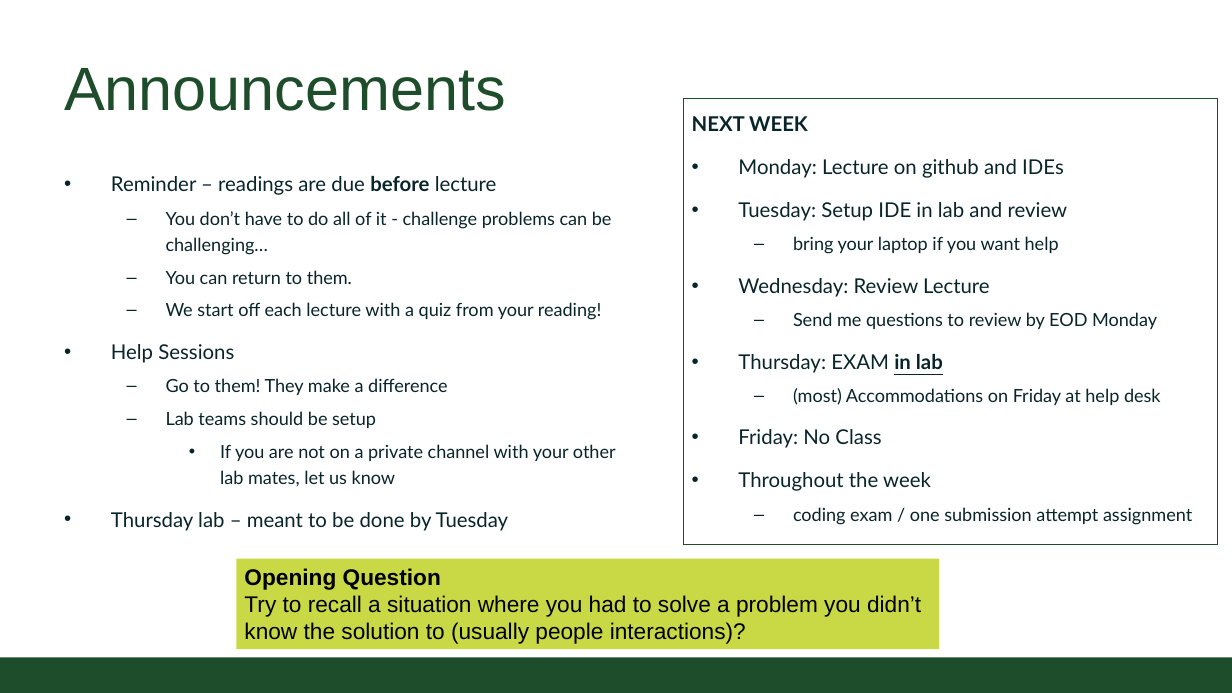
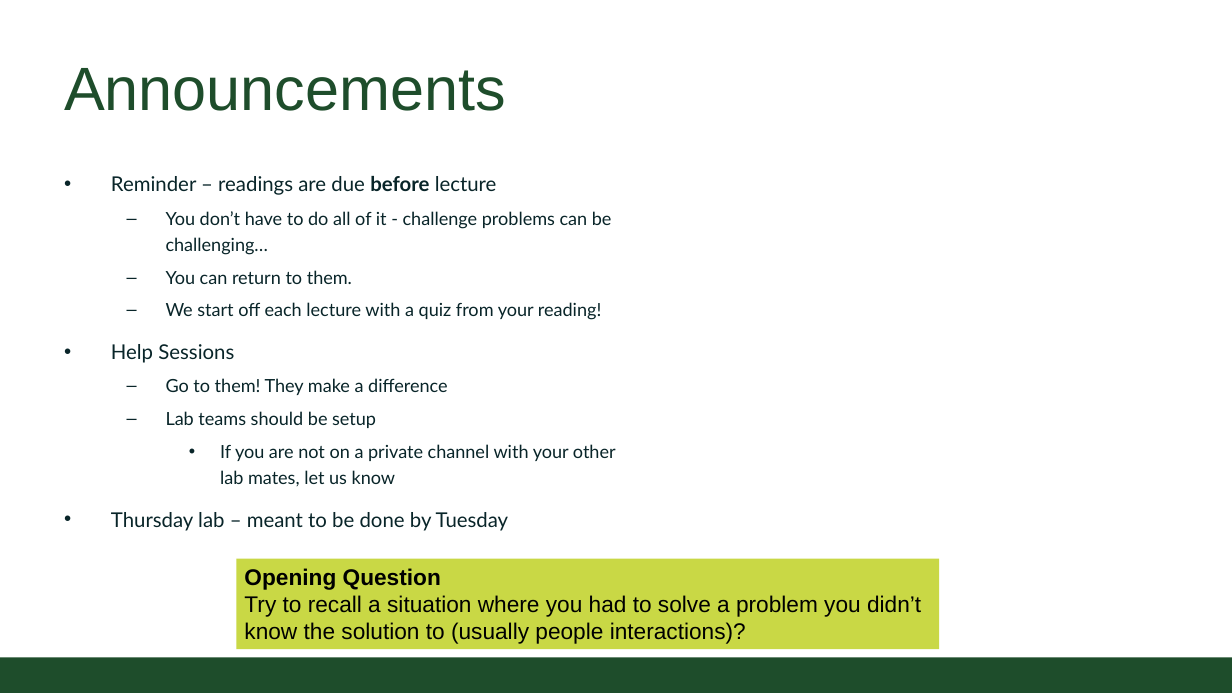
Before and after one commit to CSU-CompSci-CS163-4/Handouts, a slide deck: slide 2 of slides/On-Campus/03_01_Branching.pptx. Drawn at 1232x693 pixels with LibreOffice and Linux fonts; fonts in the diff are those of the drawing; background and template pictures are left out. Boxes give left, top, right and bottom in pixels: in the first picture for what was removed or moved away, otherwise in the second. Text is boxed around its words. In the diff, an @@ line names an element or a change of style, - is before the commit and + after.

Commit message:
Updated Branching Slides

```diff
--- a/slides/On-Campus/03_01_Branching.pptx
+++ b/slides/On-Campus/03_01_Branching.pptx
@@ rectangle removed at <box>683,98,1217,545</box> @@
-NEXT WEEK
-• Monday: Lecture on github and IDEs
-• Tuesday: Setup IDE in lab and review
-  – bring your laptop if you want help
-• Wednesday: Review Lecture
-  – Send me questions to review by EOD Monday
-• Thursday: EXAM in lab
-  – (most) Accommodations on Friday at help desk
-• Friday: No Class
-• Throughout the week
-  – coding exam / one submission attempt assignment
```
